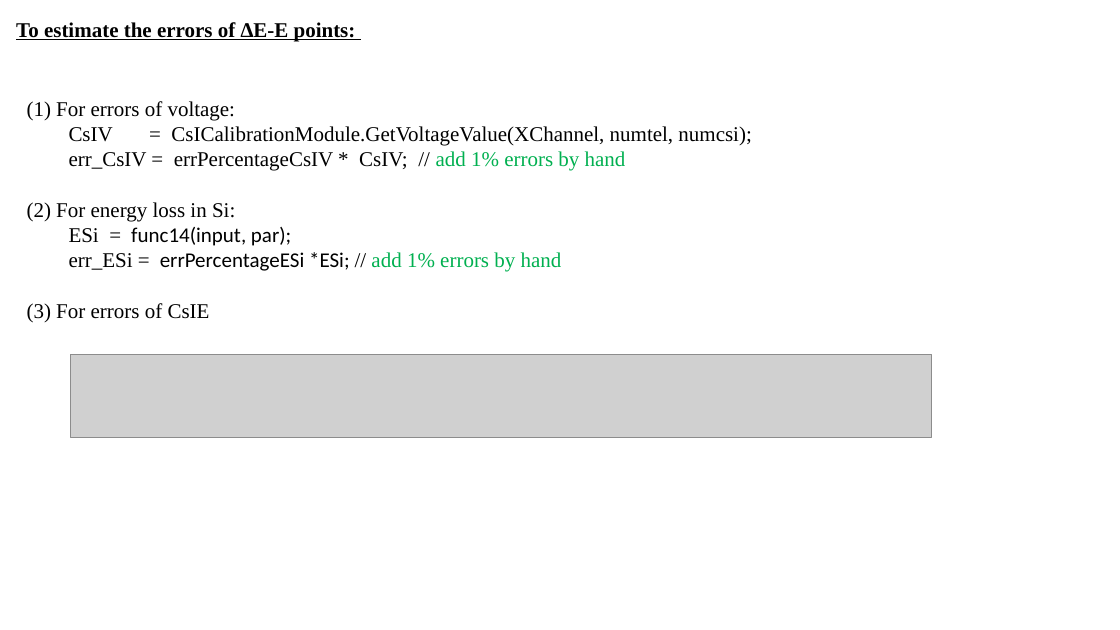
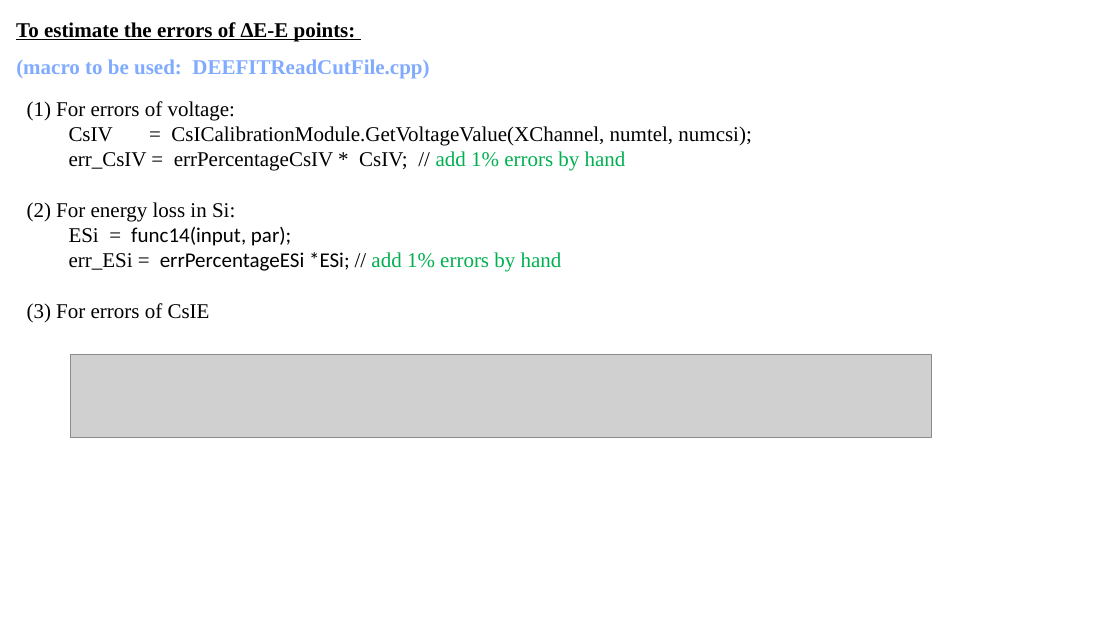
Before and after one commit to gfh16/StudyNotes, a slide deck: slide 19 of 2018Oct-Tutorial_HiRACsICalibrations.pptx. Drawn at 1120x630 pixels with LibreOffice and Linux fonts; fonts in the diff are those of the drawing; grey boxes stand for pictures. Boxes give left, top, right and bottom in pixels: in the first picture for what was removed or moved away, otherwise in the second. Text is boxed around its words. In the diff, an @@ line names an element or a change of style, - is before the commit and + after.

```diff
--- a/2018Oct-Tutorial_HiRACsICalibrations.pptx
+++ b/2018Oct-Tutorial_HiRACsICalibrations.pptx
@@ text added at [16,59,429,79], 18 pt, text #81ABFF, bold @@
+(macro to be used: DEEFITReadCutFile.cpp)
```
Also in this commit, not shown: 9 other slides changed, 4 slides added, 3 slides removed.
